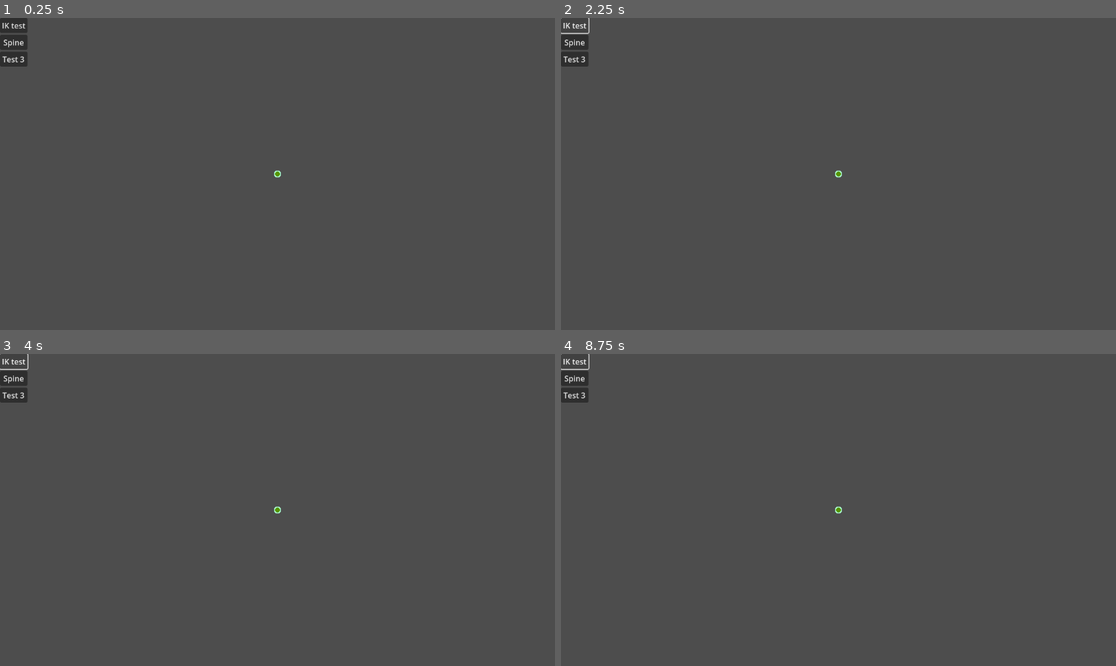
Above: before the commit, frames 1-4 (two rows, left to right).
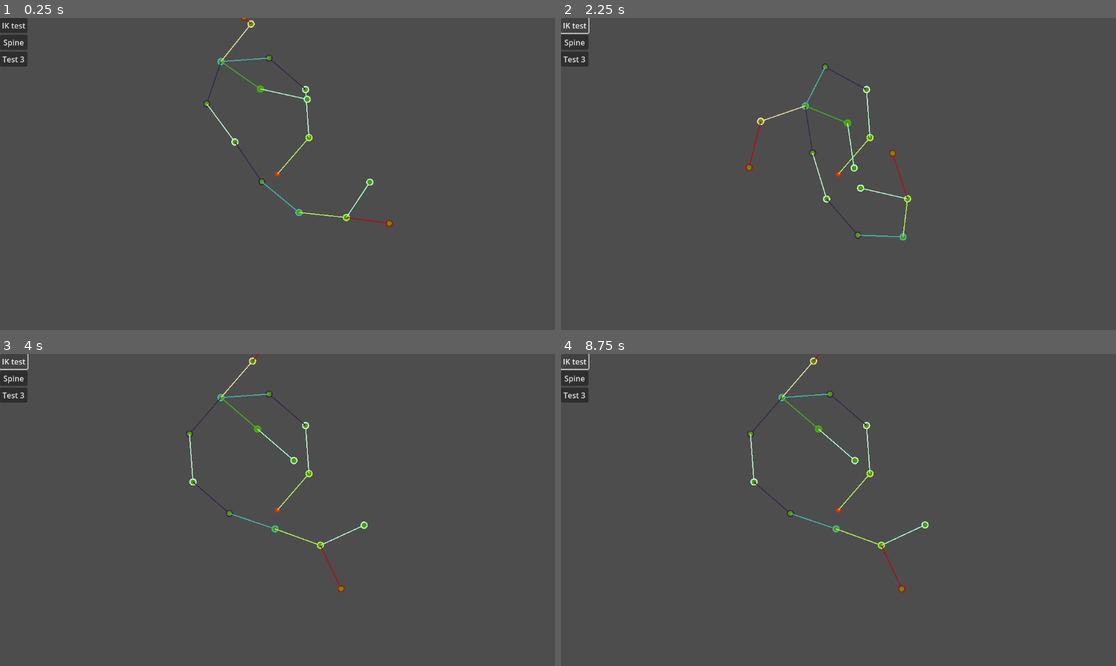
Above: after the commit, the same moments.

Repository: p4triko/CG-2025-Project-Procedural-Animation
Game: Godot game, scene res://scenes/test_scene.tscn
Same seed, same stepped clock (60 frames per second), same inputs: the game is played once before the commit and once after it.
Inputs:
- Up to frame 1 (0.25 s): no input
- Up to frame 2 (2.25 s): click "IK test" at 0.5 s; click "Spine" at 1.25 s; click "IK test" at 2 s
- Up to frame 3 (4 s): click "Test 3" at 2.75 s; click "IK test" at 3.5 s
- Up to frame 4 (8.75 s): click "IK test" at 4.25 s; click "Spine" at 5 s; click "Spine" at 5.75 s; click "Test 3" at 6.5 s; click "Spine" at 7.25 s; click "IK test" at 8 s

The runs differ from the first frame. In frame 1, 0.8% of the frame differs, in the area x 36-71%, y 0-68%; in frame 2, 0.8%, in the area x 33-64%, y 14-72%; in frame 3, 0.8%; in frame 4, 0.8%.

Commit message:
Fixed IK test script

Diff:
--- a/scenes/test_scene.tscn
+++ b/scenes/test_scene.tscn
@@ -1,9 +1,11 @@
-[gd_scene load_steps=3 format=3 uid="uid://ce1088c0bu02g"]
+[gd_scene load_steps=4 format=3 uid="uid://ce1088c0bu02g"]
 
+[ext_resource type="Script" uid="uid://k2hen5pbl3r1" path="res://scripts/test.gd" id="1_uhqqe"]
 [ext_resource type="Script" uid="uid://dftxhty2hpwup" path="res://objects/Node Simulation/sim_node.gd" id="2_j8ivh"]
 [ext_resource type="Script" uid="uid://ckdrfipawwquh" path="res://objects/Node Simulation/sim_root.gd" id="2_nd71p"]
 
 [node name="Node2D" type="Node2D"]
+script = ExtResource("1_uhqqe")
 
 [node name="Camera2D" type="Camera2D" parent="."]
 rotation = 3.1415927
@@ -18,66 +20,77 @@
 
 [node name="SimNode" type="Node2D" parent="SimRoot2"]
 top_level = true
+position = Vector2(6, -15)
 script = ExtResource("2_j8ivh")
 is_anchored = true
 metadata/_custom_type_script = "uid://dftxhty2hpwup"
 
 [node name="SimNode2" type="Node2D" parent="SimRoot2/SimNode"]
 top_level = true
+position = Vector2(4.4287415, -5.124214)
 script = ExtResource("2_j8ivh")
 angle_sway = 0.25
 metadata/_custom_type_script = "uid://dftxhty2hpwup"
 
 [node name="SimNode3" type="Node2D" parent="SimRoot2/SimNode/SimNode2"]
 top_level = true
+position = Vector2(-3.354066, 1.1549501)
 script = ExtResource("2_j8ivh")
 angle_sway = 0.25
 metadata/_custom_type_script = "uid://dftxhty2hpwup"
 
 [node name="SimNode4" type="Node2D" parent="SimRoot2/SimNode/SimNode2/SimNode3"]
 top_level = true
+position = Vector2(-10.02846, 8.601592)
 script = ExtResource("2_j8ivh")
 angle_sway = 0.25
 metadata/_custom_type_script = "uid://dftxhty2hpwup"
 
 [node name="SimNode3" type="Node2D" parent="SimRoot2/SimNode/SimNode2/SimNode3/SimNode4"]
 top_level = true
+position = Vector2(-10.227122, 18.599619)
 script = ExtResource("2_j8ivh")
 angle_sway = 0.25
 metadata/_custom_type_script = "uid://dftxhty2hpwup"
 
 [node name="SimNode3" type="Node2D" parent="SimRoot2/SimNode/SimNode2/SimNode3/SimNode4/SimNode3"]
 top_level = true
+position = Vector2(-3.2979279, 25.809769)
 script = ExtResource("2_j8ivh")
 angle_sway = 0.25
 metadata/_custom_type_script = "uid://dftxhty2hpwup"
 
 [node name="SimNode4" type="Node2D" parent="SimRoot2/SimNode/SimNode2/SimNode3/SimNode4/SimNode3/SimNode3"]
 top_level = true
+position = Vector2(6.700099, 26.008434)
 script = ExtResource("2_j8ivh")
 angle_sway = 0.25
 metadata/_custom_type_script = "uid://dftxhty2hpwup"
 
 [node name="SimNode4" type="Node2D" parent="SimRoot2/SimNode/SimNode2/SimNode3/SimNode4/SimNode3/SimNode3/SimNode4"]
 top_level = true
+position = Vector2(13.910249, 19.079239)
 script = ExtResource("2_j8ivh")
 angle_sway = 0.25
 metadata/_custom_type_script = "uid://dftxhty2hpwup"
 
 [node name="SimNode3" type="Node2D" parent="SimRoot2/SimNode/SimNode2/SimNode3/SimNode4/SimNode3/SimNode3/SimNode4/SimNode4"]
 top_level = true
+position = Vector2(14.108913, 9.081212)
 script = ExtResource("2_j8ivh")
 angle_sway = 0.25
 metadata/_custom_type_script = "uid://dftxhty2hpwup"
 
 [node name="SimNode4" type="Node2D" parent="SimRoot2/SimNode/SimNode2/SimNode3/SimNode4/SimNode3/SimNode3/SimNode4/SimNode4/SimNode3"]
 top_level = true
+position = Vector2(7.179717, 1.8710632)
 script = ExtResource("2_j8ivh")
 angle_sway = 0.25
 metadata/_custom_type_script = "uid://dftxhty2hpwup"
 
 [node name="SimNode5" type="Node2D" parent="SimRoot2/SimNode/SimNode2/SimNode3/SimNode4/SimNode3/SimNode3/SimNode4/SimNode4/SimNode3/SimNode4"]
 top_level = true
+position = Vector2(-2.8183098, 1.6724006)
 script = ExtResource("2_j8ivh")
 target_angle = -0.25
 angle_sway = 0.0
@@ -85,6 +98,7 @@
 
 [node name="SimNode6" type="Node2D" parent="SimRoot2/SimNode/SimNode2/SimNode3/SimNode4/SimNode3/SimNode3/SimNode4/SimNode4/SimNode3/SimNode4"]
 top_level = true
+position = Vector2(7.3783803, -8.126964)
 script = ExtResource("2_j8ivh")
 target_angle = 0.25
 angle_sway = 0.0
@@ -92,6 +106,7 @@
 
 [node name="SimNode5" type="Node2D" parent="SimRoot2/SimNode/SimNode2/SimNode3/SimNode4/SimNode3"]
 top_level = true
+position = Vector2(-17.156319, 11.389471)
 script = ExtResource("2_j8ivh")
 target_angle = 0.75
 angle_sway = 0.0
@@ -99,12 +114,14 @@
 
 [node name="SimNode7" type="Node2D" parent="SimRoot2/SimNode/SimNode2/SimNode3/SimNode4/SimNode3/SimNode5"]
 top_level = true
+position = Vector2(-24.085514, 4.1793222)
 script = ExtResource("2_j8ivh")
 angle_sway = 0.0
 metadata/_custom_type_script = "uid://dftxhty2hpwup"
 
 [node name="SimNode6" type="Node2D" parent="SimRoot2/SimNode/SimNode2/SimNode3/SimNode4/SimNode3"]
 top_level = true
+position = Vector2(-3.0169744, 11.670422)
 script = ExtResource("2_j8ivh")
 target_angle = -0.75
 angle_sway = 0.0
@@ -112,6 +129,7 @@
 
 [node name="SimNode7" type="Node2D" parent="SimRoot2/SimNode/SimNode2/SimNode3/SimNode4/SimNode3/SimNode6"]
 top_level = true
+position = Vector2(4.193173, 4.741225)
 script = ExtResource("2_j8ivh")
 angle_sway = 0.0
 metadata/_custom_type_script = "uid://dftxhty2hpwup"
Not shown, added: scripts/test.gd.uid
